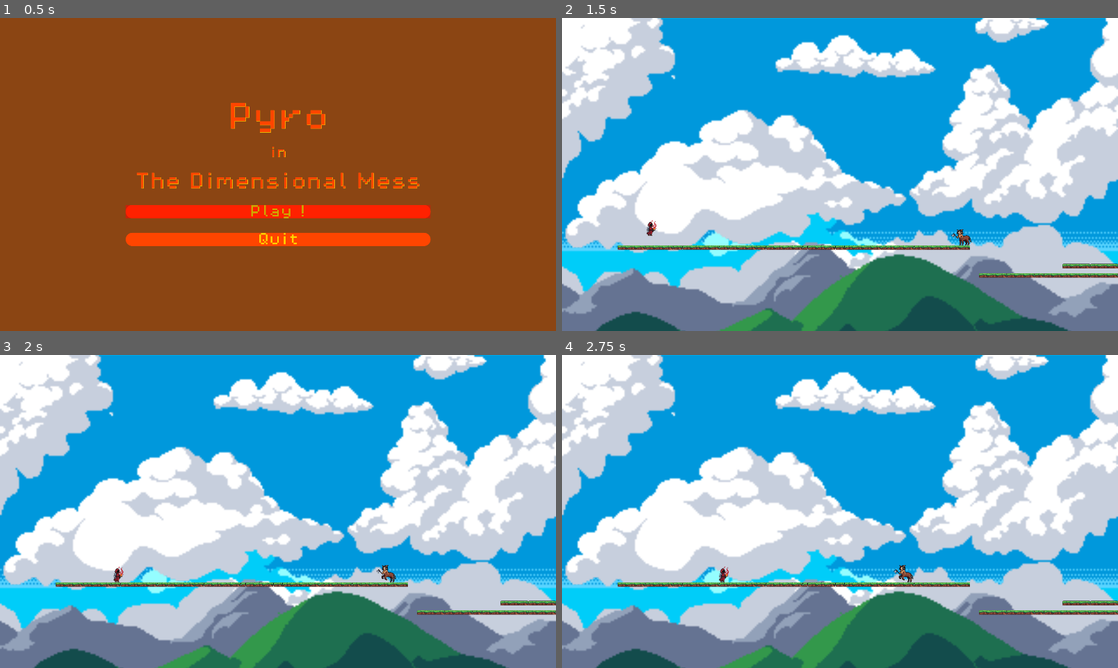
Above: before the commit, frames 1-4 (two rows, left to right).
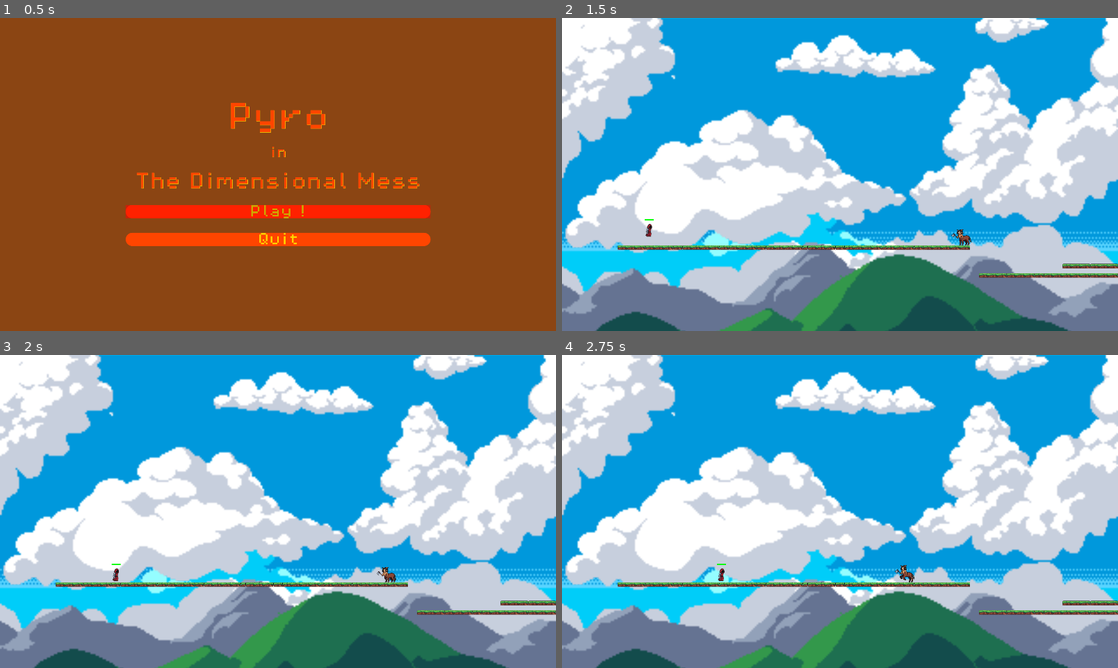
Above: after the commit, the same moments.

Repository: Ezveus/pyro_dimensional_mess
Game: Godot game, scene res://Scenes/Screens/StartScreen/start_screen.tscn
Same seed, same stepped clock (60 frames per second), same inputs: the game is played once before the commit and once after it.
Inputs:
- Up to frame 1 (0.5 s): no input
- Up to frame 2 (1.5 s): click "Play !" at 0.5 s; hold Right (move_right) from 1.28 s (still down); tap Space (jump) at 1.35 s
- Up to frame 3 (2 s): keep holding Right (move_right); tap Space (jump) at 1.52, 1.82 s
- Up to frame 4 (2.75 s): keep holding Right (move_right); tap Space (jump) at 2.1, 2.27, 2.57 s

Frame 1 is identical in both runs. In frame 2, less than 0.1% of the frame differs, in the area x 14-18%, y 64-70%; in frame 3, 0.2%, in the area x 20-72%, y 66-73%; in frame 4, 0.2%.

Commit message:
pyromancer: Make it a mob
- Update state machine accordingly.
- Add HealthBar.

Diff:
--- a/Scenes/Characters/Centaur/centaur.gd
+++ b/Scenes/Characters/Centaur/centaur.gd
@@ -20,3 +20,6 @@
 		velocity = global_position.direction_to(collider.global_position) * SPEED
 	else:
 		state = State.IDLE
+
+func _on_dead():
+	call_deferred("queue_free")
--- a/Scenes/Characters/Centaur/centaur.tscn
+++ b/Scenes/Characters/Centaur/centaur.tscn
@@ -1,10 +1,13 @@
-[gd_scene load_steps=4 format=3 uid="uid://byiern4m1i4kd"]
+[gd_scene load_steps=5 format=3 uid="uid://byiern4m1i4kd"]
 
 [ext_resource type="Script" path="res://Scenes/Characters/Centaur/centaur.gd" id="1_4rsg5"]
 [ext_resource type="SpriteFrames" uid="uid://cn78qrst8ab7y" path="res://Scenes/Characters/Centaur/centaur.tres" id="2_2c4iq"]
 
 [sub_resource type="RectangleShape2D" id="RectangleShape2D_jix4n"]
-size = Vector2(46, 54)
+size = Vector2(46, 52)
+
+[sub_resource type="RectangleShape2D" id="RectangleShape2D_wsbql"]
+size = Vector2(51, 56)
 
 [node name="Centaur" type="CharacterBody2D"]
 collision_layer = 2
@@ -22,5 +25,16 @@
 frame_progress = 0.247432
 
 [node name="CollisionShape2D" type="CollisionShape2D" parent="."]
-position = Vector2(4, 18)
+position = Vector2(4, 19)
 shape = SubResource("RectangleShape2D_jix4n")
+
+[node name="Hurtbox" type="Area2D" parent="."]
+collision_layer = 16
+collision_mask = 32
+
+[node name="CollisionShape2D" type="CollisionShape2D" parent="Hurtbox"]
+position = Vector2(3.5, 19)
+shape = SubResource("RectangleShape2D_wsbql")
+debug_color = Color(0.902881, 0.244467, 0.481905, 0.42)
+
+[connection signal="dead" from="." to="." method="_on_dead"]
--- /dev/null
+++ b/Scenes/Characters/Pyromancer/HealthBar.gd
@@ -0,0 +1,25 @@
+extends ProgressBar
+
+func _ready():
+	# Appeler la fonction pour mettre à jour la couleur dès le démarrage
+	_update_color()
+
+func _on_value_changed(value):
+	# Mettre à jour la couleur à chaque changement de valeur
+	_update_color()
+
+func _update_color():
+	var progress = self.value / self.max_value  # Obtenir la progression entre 0 et 1
+	var color = Color.WHITE  # Couleur par défaut
+
+	if progress <= 0.34:
+		color = Color.RED  # Rouge pour les valeurs faibles
+	elif progress <= 0.67:
+		color = Color.YELLOW  # Jaune pour les valeurs moyennes
+	else:
+		color = Color.GREEN  # Vert pour les valeurs élevées
+
+	# Appliquer la couleur au StyleBox de la barre
+	var style = StyleBoxFlat.new()
+	style.bg_color = color
+	self.add_theme_stylebox_override("fill", style)
--- a/Scenes/Characters/Pyromancer/pyromancer.gd
+++ b/Scenes/Characters/Pyromancer/pyromancer.gd
@@ -1,68 +1,59 @@
-extends CharacterBody2D
+extends "res://Scenes/Utils/Mob/mob.gd"
 
 const SPEED = 200.0
-const JUMP_VELOCITY = -300.0
-const DAMAGE_RATE = 10.0
 
-var health = 100.0
+@onready var recovery_timer: Timer = $RecoveryTimer
+@onready var health_bar: ProgressBar = $HealthBar
 
-signal hurting
-signal dead
+func _ready():
+	jump_velocity = -300
+	health = 3
+	health_bar.max_value = health
+	health_bar.value = health
+	damage_rate = 50
 
-# Get the gravity from the project settings to be synced with RigidBody nodes.
-var gravity = ProjectSettings.get_setting("physics/2d/default_gravity")
+func update_state():
+	if state == State.DYING:
+		return
 
-@onready var animated_sprite: AnimatedSprite2D = $AnimatedSprite2D
-@onready var hurt_box: Area2D = $Hurtbox
-
-func _physics_process(delta):
 	var direction = Input.get_axis("move_left", "move_right")
 
-	# Add the gravity.
 	if is_on_floor():
 		# Handle jump.
 		if Input.is_action_just_pressed("jump"):
-			animated_sprite.play('jump')
-			velocity.y = JUMP_VELOCITY
-		elif direction == 0:
-			animated_sprite.play('idle')
+			state = State.JUMPING
+		elif direction > 0:
+			animated_sprite.flip_h = false
+			state = State.RUNNING
+		elif direction < 0:
+			animated_sprite.flip_h = true
+			state = State.RUNNING
+		elif can_be_hurt && hurt_box.get_overlapping_bodies().size() > 0:
+			state = State.HURTING
 		else:
-			animated_sprite.play('walk')
+			state = State.IDLE
 	else:
-		animated_sprite.play('jump')
-		velocity.y += gravity * delta
-
-	if direction > 0:
-		animated_sprite.flip_h = false
-	elif direction < 0:
-		animated_sprite.flip_h = true
+		state = State.FALLING
 
 	if direction:
 		velocity.x = direction * SPEED
 	else:
 		velocity.x = move_toward(velocity.x, 0, SPEED)
 
-	move_and_slide()
+func _on_hurting():
+	if state == State.HURTING:
+		health -= 1
+		health_bar.value = health
+		can_be_hurt = false
+		recovery_timer.start()
 
-	take_damage_from_mobs(delta)
+		if health <= 0:
+			state = State.DYING
+		else:
+			state = State.IDLE
 
-func take_damage_from_mobs(delta):
-	var overlapping_mobs = hurt_box.get_overlapping_bodies()
-	var damage_count = DAMAGE_RATE * overlapping_mobs.size() * delta
+func _on_recovery_timer_timeout():
+	can_be_hurt = true
 
-	if damage_count > 0:
-		for mob in overlapping_mobs:
-			if mob.has_method('attack'):
-				mob.attack()
-		health -= damage_count
-		animated_sprite.play('hurt')
-		hurting.emit()
-	else:
-		animated_sprite.play('idle')
-
-	if health <= 0:
-		dead.emit()
-
-func die():
-	animated_sprite.play('death')
-	dead.emit()
+func _on_hurtbox_body_entered(body):
+	state = State.HURTING
--- a/Scenes/Characters/Pyromancer/pyromancer.tscn
+++ b/Scenes/Characters/Pyromancer/pyromancer.tscn
@@ -6,6 +6,7 @@
 [ext_resource type="Texture2D" uid="uid://dcy3ttc3h6ly3" path="res://Assets/Graphics/Pyromancer/DEATH.png" id="3_aqsng"]
 [ext_resource type="Texture2D" uid="uid://bv4jxp3qcoqnt" path="res://Assets/Graphics/Pyromancer/HURT.png" id="4_6gdol"]
 [ext_resource type="Texture2D" uid="uid://6grmwbd5a3nl" path="res://Assets/Graphics/Pyromancer/WALK.png" id="6_0ddwy"]
+[ext_resource type="Script" path="res://Scenes/Characters/Pyromancer/HealthBar.gd" id="7_jmje5"]
 
 [sub_resource type="AtlasTexture" id="AtlasTexture_mjnnb"]
 atlas = ExtResource("2_opnwc")
@@ -246,7 +247,7 @@
 "texture": SubResource("AtlasTexture_44344")
 }],
 "loop": true,
-"name": &"walk",
+"name": &"run",
 "speed": 5.0
 }]
 
@@ -263,7 +264,7 @@
 [node name="AnimatedSprite2D" type="AnimatedSprite2D" parent="."]
 position = Vector2(-2, -2)
 sprite_frames = SubResource("SpriteFrames_xqdlg")
-animation = &"walk"
+animation = &"run"
 autoplay = "idle"
 
 [node name="CollisionShape2D" type="CollisionShape2D" parent="."]
@@ -278,3 +279,22 @@
 position = Vector2(-1, 8)
 shape = SubResource("RectangleShape2D_2rmd3")
 debug_color = Color(0.902881, 0.244467, 0.481905, 0.42)
+
+[node name="RecoveryTimer" type="Timer" parent="."]
+
+[node name="HealthBar" type="ProgressBar" parent="."]
+offset_left = -16.0
+offset_top = -27.0
+offset_right = 15.0
+offset_bottom = -23.0
+max_value = 3.0
+step = 1.0
+value = 3.0
+show_percentage = false
+script = ExtResource("7_jmje5")
+
+[connection signal="dead" from="." to="." method="_on_dead"]
+[connection signal="hurting" from="." to="." method="_on_hurting"]
+[connection signal="body_entered" from="Hurtbox" to="." method="_on_hurtbox_body_entered"]
+[connection signal="timeout" from="RecoveryTimer" to="." method="_on_recovery_timer_timeout"]
+[connection signal="value_changed" from="HealthBar" to="HealthBar" method="_on_value_changed"]
--- a/Scenes/Levels/level_1/level_1.gd
+++ b/Scenes/Levels/level_1/level_1.gd
@@ -4,4 +4,7 @@
 	call_deferred("change_scene_to_game_over")
 
 func change_scene_to_game_over():
-	get_tree().change_scene_to_file("res://Scenes/Screens/GameOverScreen/game_over_screen.tscn")
+	var tree = get_tree()
+
+	if tree:
+		tree.change_scene_to_file("res://Scenes/Screens/GameOverScreen/game_over_screen.tscn")
--- a/Scenes/Utils/Mob/mob.gd
+++ b/Scenes/Utils/Mob/mob.gd
@@ -5,14 +5,23 @@
 	RUNNING = 1,
 	JUMPING = 2,
 	FALLING = 3,
-	ATTACKING = 4
+	ATTACKING = 4,
+	HURTING = 5,
+	DYING = 6
 }
 
 @onready var animated_sprite: AnimatedSprite2D = $AnimatedSprite2D
+@onready var hurt_box: Area2D = $Hurtbox
 
 var state: State = State.IDLE
 var health: int = 100
+var jump_velocity : int = -100
+var damage_rate: int = 10
 var gravity = ProjectSettings.get_setting("physics/2d/default_gravity")
+var can_be_hurt = true
+
+signal hurting
+signal dead
 
 func _physics_process(delta):
 	check_state(delta)
@@ -33,8 +42,12 @@
 			fall(delta)
 		State.ATTACKING:
 			attack()
+		State.HURTING:
+			hurt()
+		State.DYING:
+			die()
 		_:
-			print("Mob: Unknown state %s." % state)
+			print("[%s] check_state: Unknown state: %d" % [name, state])
 
 func idle():
 	state = State.IDLE
@@ -47,6 +60,7 @@
 
 func jump():
 	state = State.JUMPING
+	velocity.y = jump_velocity
 	animated_sprite.play("jump")
 	move_and_slide()
 
@@ -60,3 +74,16 @@
 func attack():
 	state = State.ATTACKING
 	animated_sprite.play("attack")
+
+func hurt():
+	if can_be_hurt:
+		state = State.HURTING
+		animated_sprite.play('hurt')
+		for ennemy in hurt_box.get_overlapping_bodies():
+			ennemy.attack()
+		hurting.emit()
+
+func die():
+	state = State.DYING
+	animated_sprite.play('death')
+	dead.emit()
Not shown: 1 places in Scenes/Characters/Pyromancer/pyromancer.tscn that only renumber resources
